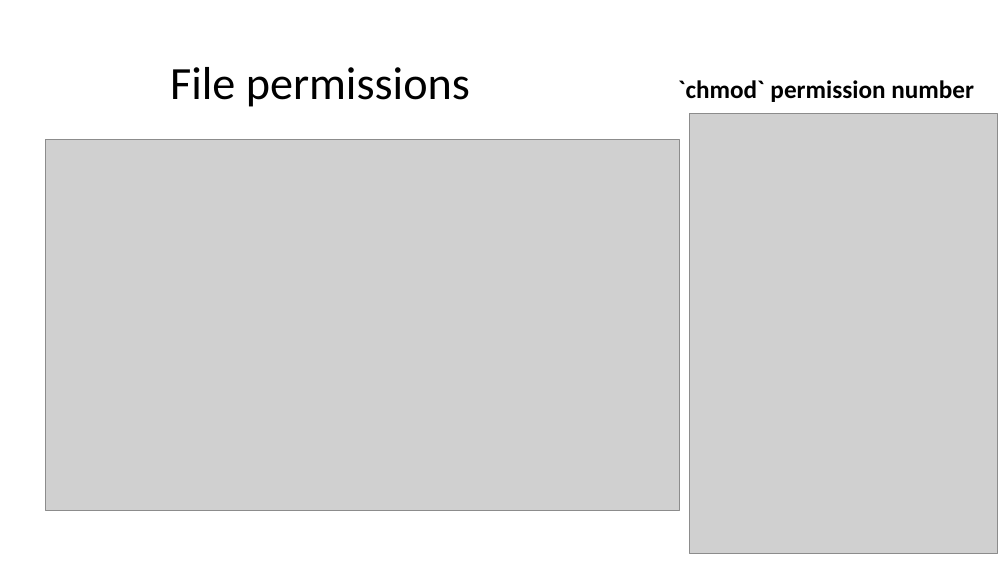
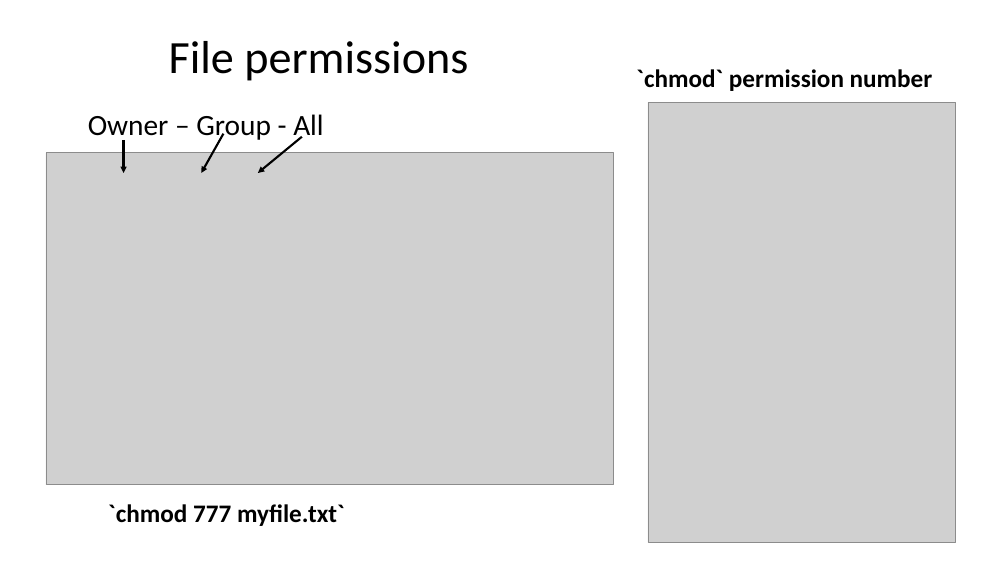
Before and after one commit to Rashedul/Linux-for-Genomics-Bangla-Tutorial, a slide deck: slide 9 of files/slides.pptx (slide 8 before the commit). Drawn at 1008x567 pixels with LibreOffice and Linux fonts; fonts in the diff are those of the drawing; grey boxes stand for pictures. Boxes give left, top, right and bottom in pixels: in the first picture for what was removed or moved away, otherwise in the second. Text is boxed around its words. In the diff, an @@ line names an element or a change of style, - is before the commit and + after.

```diff
--- a/files/slides.pptx
+++ b/files/slides.pptx
@@ title "File permissions": place and size @@
-title "File permissions" at (170,67,470,107)
+title "File permissions" at (169,41,468,81)
@@ text "`chmod` permission number": place and size @@
-text "`chmod` permission number" at (678,80,974,102)
+text "`chmod` permission number" at (636,69,933,91)
@@ text added at (88,114,323,142), 28 pt, text #000000 @@
+Owner – Group - All
@@ picture: place and size @@
-picture at (690,113,997,554)
+picture at (648,102,956,542)
@@ arrow added from (123, 140) to (123, 173), #000000 2 pt @@
@@ arrow added from (224, 134) to (201, 173), #000000 2 pt @@
@@ arrow added from (302, 137) to (258, 173), #000000 2 pt @@
@@ picture: place and size @@
-picture at (46,140,680,510)
+picture at (46,153,614,485)
@@ text added at (108,504,345,526), 24 pt, text #000000, bold @@
+`chmod 777 myfile.txt`
```
Also in this commit, not shown: 1 other slide changed, 2 other files.
